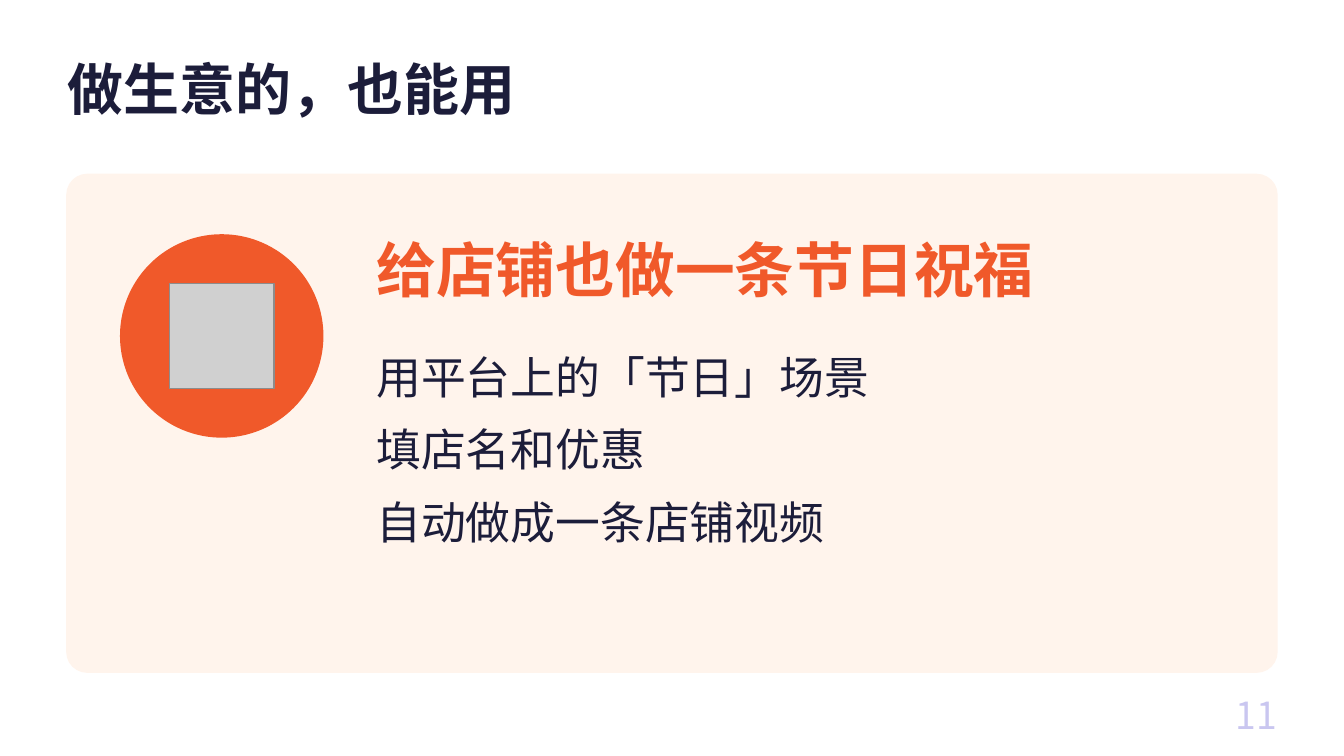
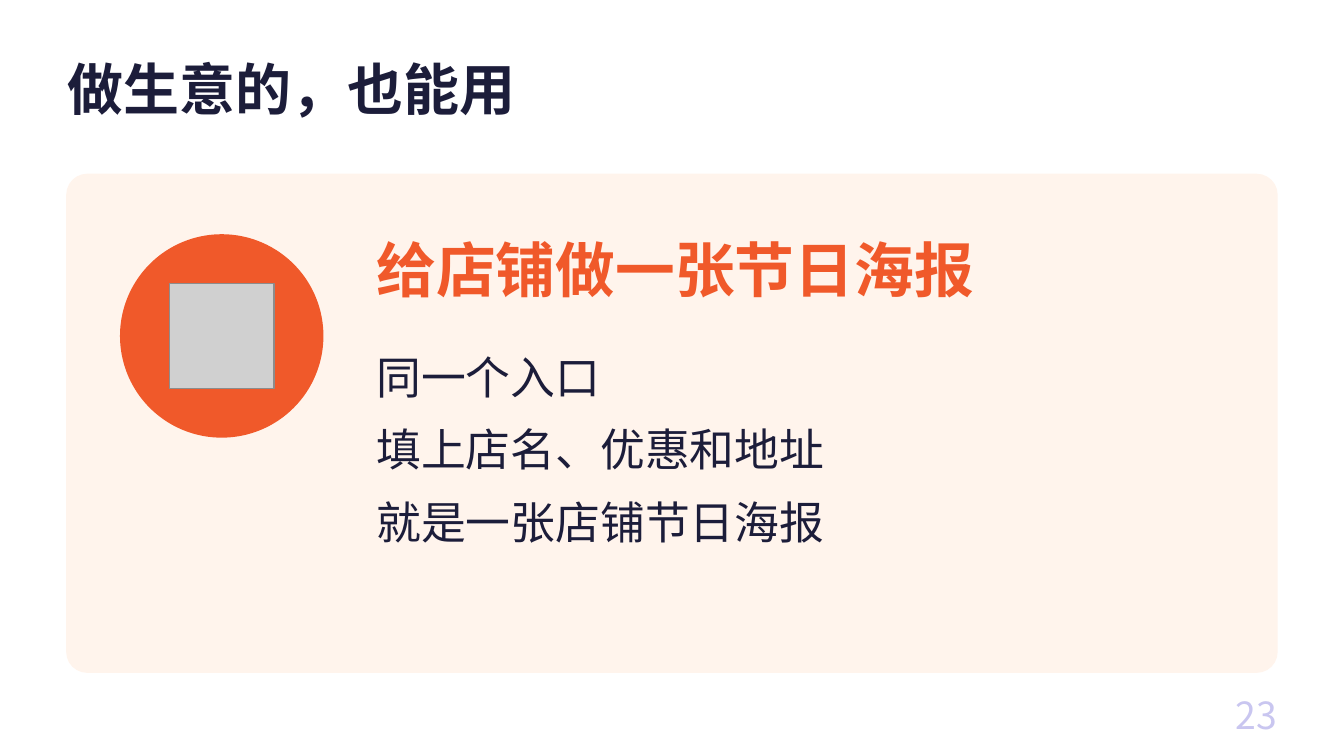
Before and after one commit to freyhuang-11/thinknova-memory, a slide deck: slide 23 of courses/CC长者课_AI情绪焕新/AI情绪焕新_长者课.pptx (slide 11 before the commit). Drawn at 1344x756 pixels with LibreOffice and Linux fonts; fonts in the diff are those of the drawing; grey boxes stand for pictures. Boxes give left, top, right and bottom in pixels: in the first picture for what was removed or moved away, otherwise in the second. Text is boxed around its words. In the diff, an @@ line names an element or a change of style, - is before the commit and + after.

```diff
--- a/courses/CC长者课_AI情绪焕新/AI情绪焕新_长者课.pptx
+++ b/courses/CC长者课_AI情绪焕新/AI情绪焕新_长者课.pptx
@@ text at [376,241,974,298]: text changed @@
-给店铺也做一条节日祝福
+给店铺做一张节日海报
@@ text at [376,356,824,543]: text changed @@
-用平台上的「节日」场景
-填店名和优惠
-自动做成一条店铺视频
+同一个入口
+填上店名、优惠和地址
+就是一张店铺节日海报
@@ page number at [1235,701,1276,729]: text changed @@
-11
+23
```
Also in this commit, not shown: 8 other slides changed, 16 slides added, 1 slide removed, 7 other files.
